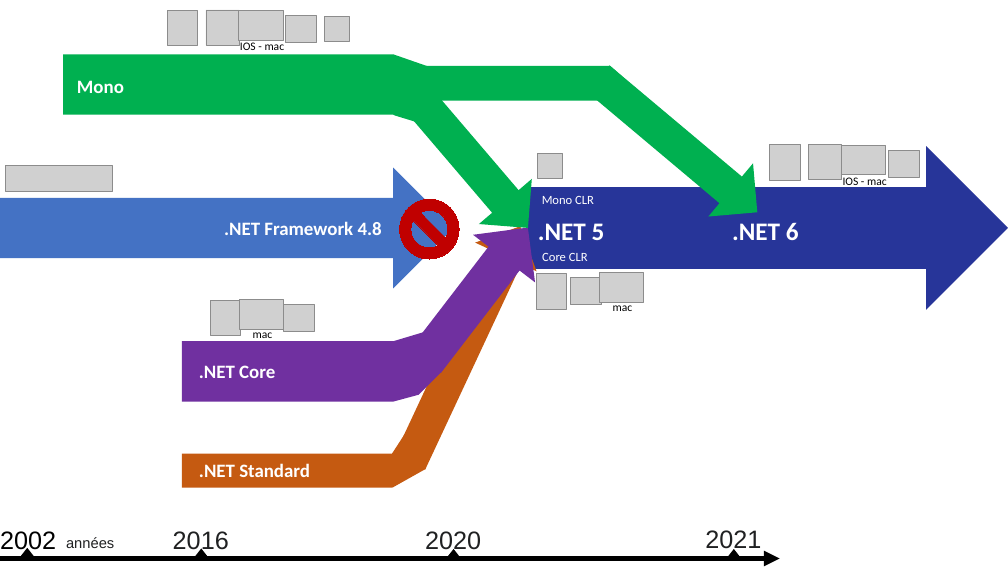
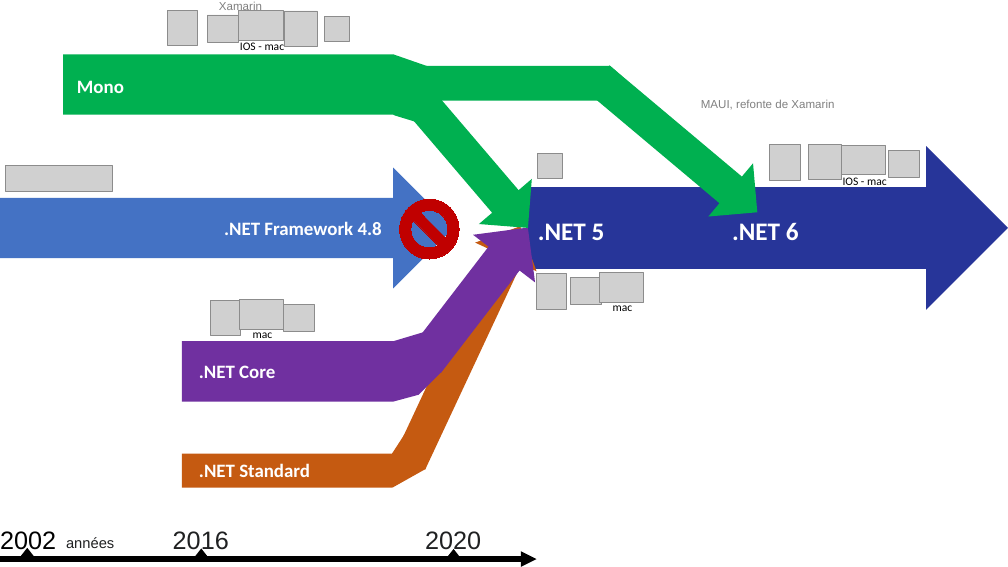
Before and after one commit to guillaume-chervet/course.dotnet, a slide deck: slide 11 of documentations/Dotnet vs dotnet core.pptx (slide 7 before the commit). Drawn at 1008x567 pixels with LibreOffice and Linux fonts; fonts in the diff are those of the drawing; grey boxes stand for pictures. Boxes give left, top, right and bottom in pixels: in the first picture for what was removed or moved away, otherwise in the second. Text is boxed around its words. In the diff, an @@ line names an element or a change of style, - is before the commit and + after.

```diff
--- a/documentations/Dotnet vs dotnet core.pptx
+++ b/documentations/Dotnet vs dotnet core.pptx
@@ picture: place and size @@
-picture at (286, 16, 317, 43)
+picture at (207, 15, 238, 42)
@@ text added at (219, 2, 262, 13), 11 pt, text #808080 @@
+Xamarin
@@ picture: place and size @@
-picture at (206, 10, 239, 45)
+picture at (284, 11, 318, 46)
@@ text added at (701, 99, 834, 109), 11 pt, text #808080 @@
+MAUI, refonte de Xamarin
@@ text removed at (542, 196, 594, 204) @@
-Mono CLR
@@ text removed at (542, 253, 588, 261) @@
-Core CLR
@@ text removed at (705, 530, 761, 554) @@
-2021
@@ arrow moved from (0, 559) - (780, 559) to (0, 559) - (537, 559) @@
@@ triangle removed at (727, 550, 741, 559) @@
```
Also in this commit, not shown: 6 other slides changed, 5 slides added, 1 other file.
